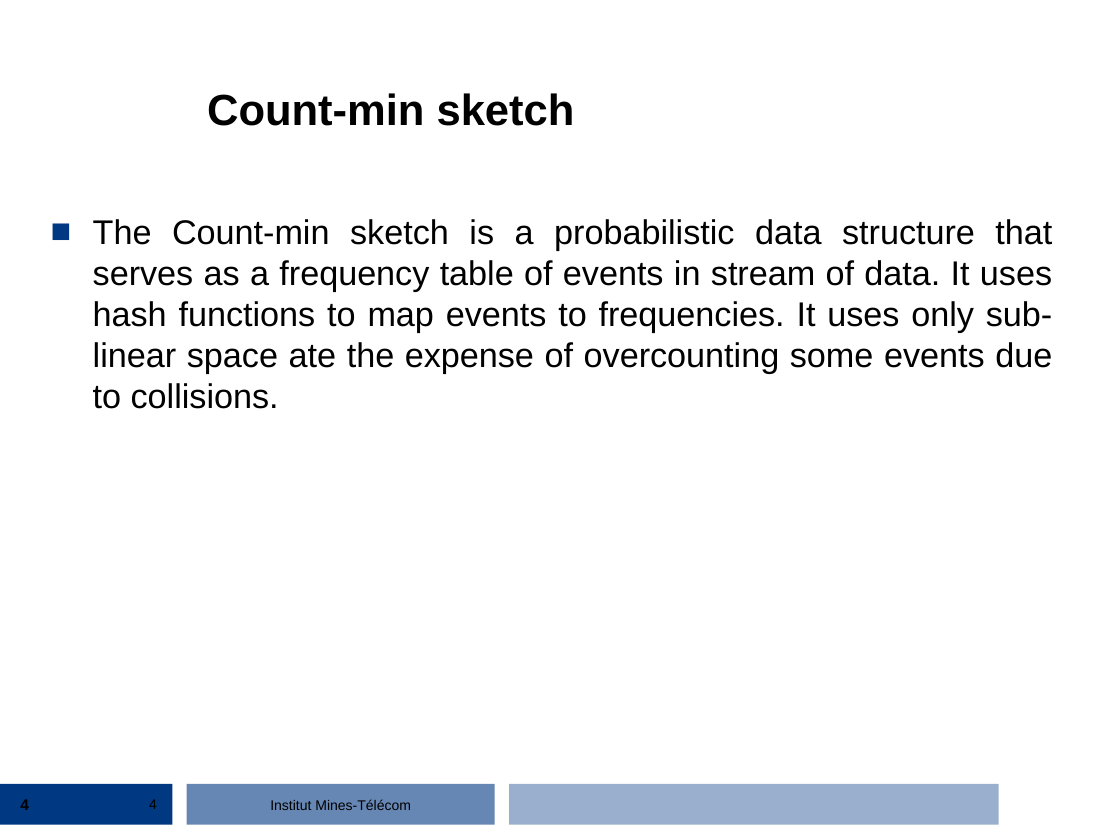
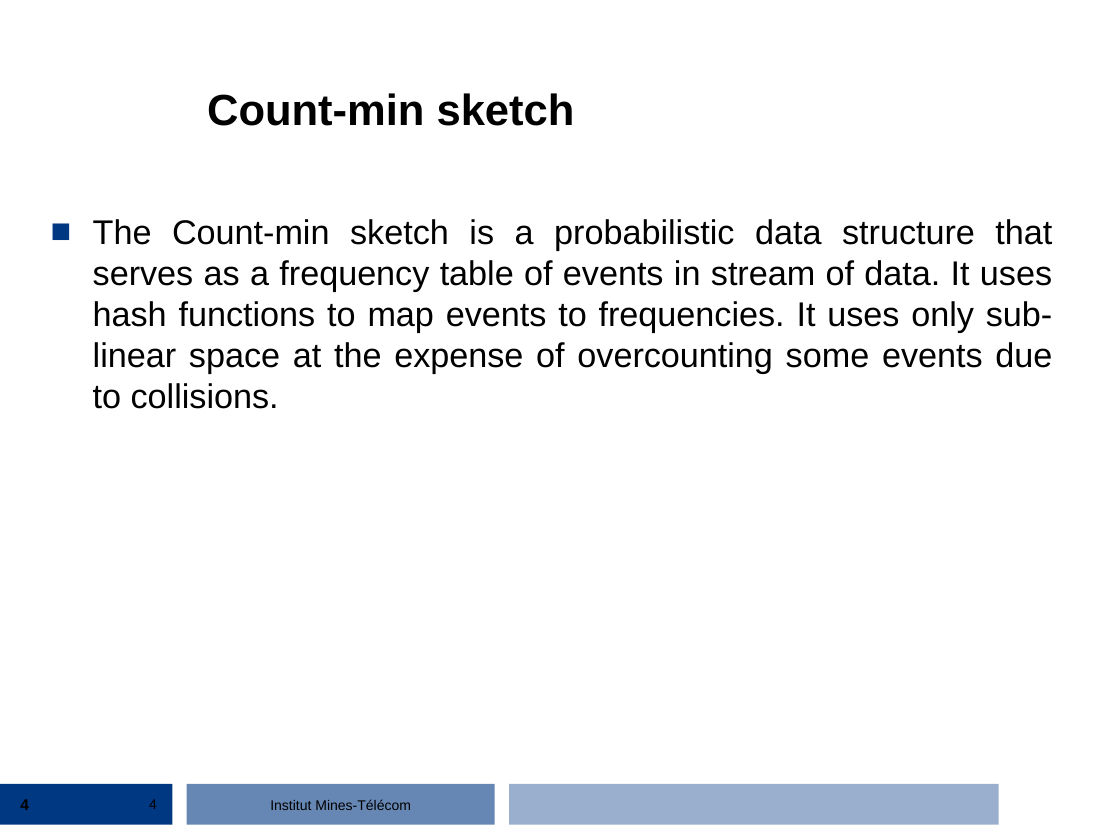
Before and after one commit to streaming-algorithms/count_min_sketch, a slide deck: slide 4 of 3_countminsketch.ppt. Drawn at 1120x840 pixels with LibreOffice and Linux fonts; fonts in the diff are those of the drawing; background and template pictures are left out. Boxes give left, top, right and bottom in pixels: in the first picture for what was removed or moved away, otherwise in the second. Text is boxed around its words. In the diff, an @@ line names an element or a change of style, - is before the commit and + after.

```diff
--- a/3_countminsketch.ppt
+++ b/3_countminsketch.ppt
@@ text at <box>93,219,1052,409</box>: text changed @@
-■ The Count-min sketch is a probabilistic data structure that serves as a frequency table of events in stream of data. It uses hash functions to map events to frequencies. It uses only sub-linear space ate the expense of overcounting some events due to collisions.
+■ The Count-min sketch is a probabilistic data structure that serves as a frequency table of events in stream of data. It uses hash functions to map events to frequencies. It uses only sub-linear space at the expense of overcounting some events due to collisions.
```
Also in this commit, not shown: 1 slide added.
